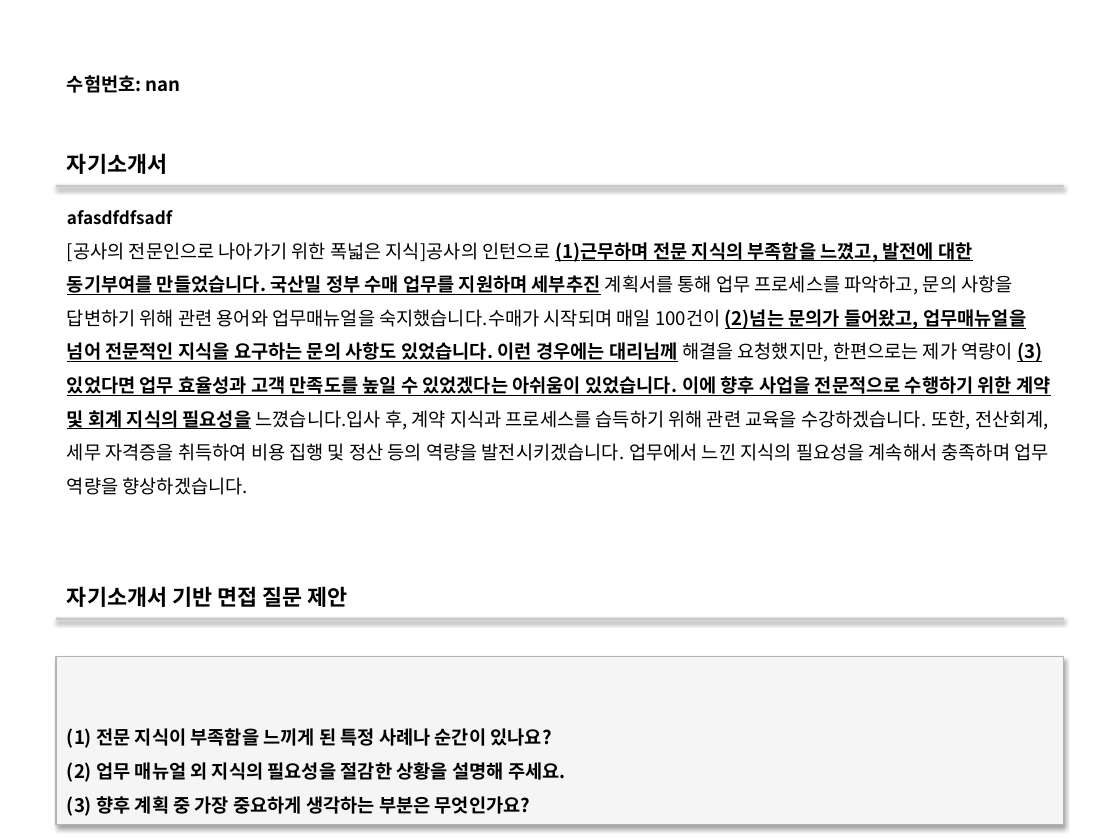
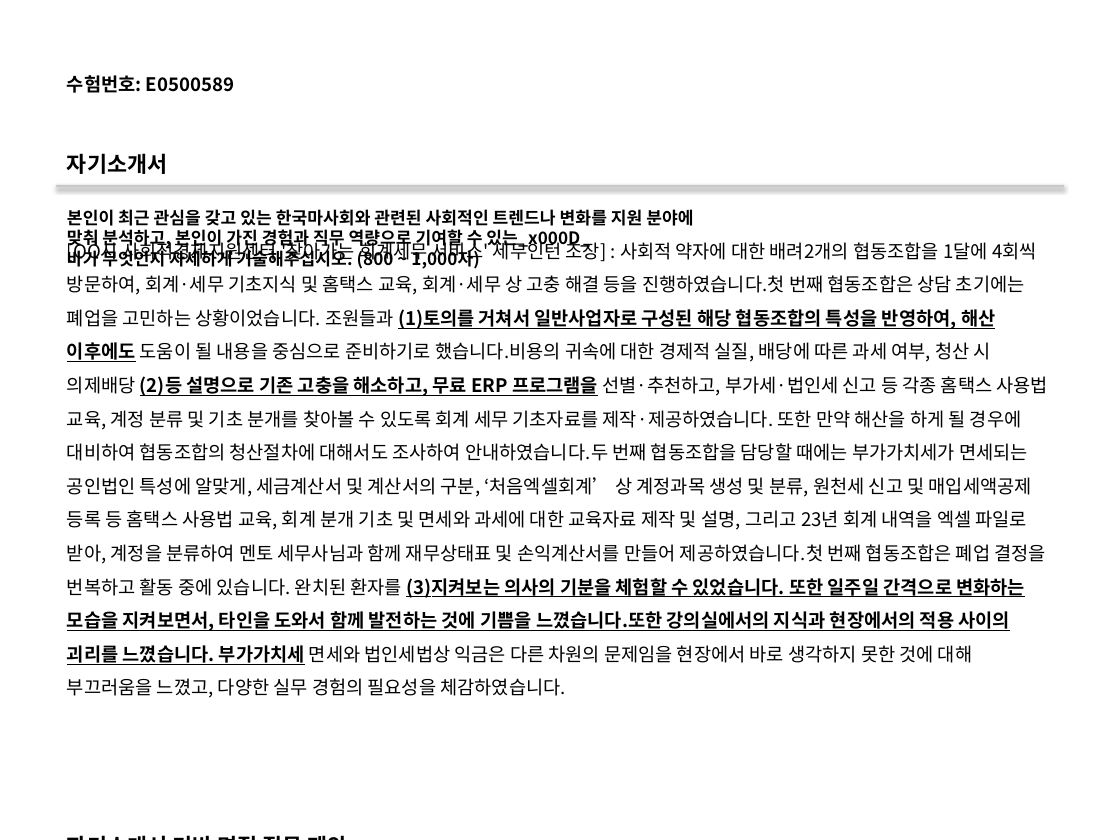
Before and after one commit to DaeGul2/isbr-auto-questionnaire, a slide deck: slide 3 of flask-server/outputs/output.pptx (slide 4 before the commit). Drawn at 1120x840 pixels with LibreOffice and Linux fonts; fonts in the diff are those of the drawing. Boxes give left, top, right and bottom in pixels: in the first picture for what was removed or moved away, otherwise in the second. Text is boxed around its words. In the diff, an @@ line names an element or a change of style, - is before the commit and + after.

```diff
--- a/flask-server/outputs/output.pptx
+++ b/flask-server/outputs/output.pptx
@@ text at bbox=[67, 75, 234, 93]: text changed @@
-수험번호: nan
+수험번호: E0500589
@@ text at bbox=[67, 209, 693, 269]: text changed @@
-afasdfdfsadf
+본인이 최근 관심을 갖고 있는 한국마사회와 관련된 사회적인 트렌드나 변화를 지원 분야에 맞춰 분석하고, 본인이 가진 경험과 직무 역량으로 기여할 수 있는_x000D_
+바가 무엇인지 자세하게 기술해주십시오. (800 ~ 1,000자)
@@ text at bbox=[67, 238, 1048, 698]: text changed @@
-[공사의 전문인으로 나아가기 위한 폭넓은 지식]공사의 인턴으로 (1)근무하며 전문 지식의 부족함을 느꼈고, 발전에 대한 동기부여를 만들었습니다. 국산밀 정부 수매 업무를 지원하며 세부추진 계획서를 통해 업무 프로세스를 파악하고, 문의 사항을 답변하기 위해 관련 용어와 업무매뉴얼을 숙지했습니다.수매가 시작되며 매일 100건이 (2)넘는 문의가 들어왔고, 업무매뉴얼을 넘어 전문적인 지식을 요구하는 문의 사항도 있었습니다. 이런 경우에는 대리님께 해결을 요청했지만, 한편으로는 제가 역량이 (3)있었다면 업무 효율성과 고객 만족도를 높일 수 있었겠다는 아쉬움이 있었습니다. 이에 향후 사업을 전문적으로 수행하기 위한 계약 및 회계 지식의 필요성을 느꼈습니다.입사 후, 계약 지식과 프로세스를 습득하기 위해 관련 교육을 수강하겠습니다. 또한, 전산회계, 세무 자격증을 취득하여 비용 집행 및 정산 등의 역량을 발전시키겠습니다. 업무에서 느낀 지식의 필요성을 계속해서 충족하며 업무 역량을 향상하겠습니다.
+[OO시 사회적경제지원센터 '찾아가는 회계세무 서비스' 세무인턴 조장] : 사회적 약자에 대한 배려2개의 협동조합을 1달에 4회씩 방문하여, 회계·세무 기초지식 및 홈택스 교육, 회계·세무 상 고충 해결 등을 진행하였습니다.첫 번째 협동조합은 상담 초기에는 폐업을 고민하는 상황이었습니다. 조원들과 (1)토의를 거쳐서 일반사업자로 구성된 해당 협동조합의 특성을 반영하여, 해산 이후에도 도움이 될 내용을 중심으로 준비하기로 했습니다.비용의 귀속에 대한 경제적 실질, 배당에 따른 과세 여부, 청산 시 의제배당 (2)등 설명으로 기존 고충을 해소하고, 무료 ERP 프로그램을 선별·추천하고, 부가세·법인세 신고 등 각종 홈택스 사용법 교육, 계정 분류 및 기초 분개를 찾아볼 수 있도록 회계 세무 기초자료를 제작·제공하였습니다. 또한 만약 해산을 하게 될 경우에 대비하여 협동조합의 청산절차에 대해서도 조사하여 안내하였습니다.두 번째 협동조합을 담당할 때에는 부가가치세가 면세되는 공인법인 특성에 알맞게, 세금계산서 및 계산서의 구분, ‘처음엑셀회계’ 상 계정과목 생성 및 분류, 원천세 신고 및 매입세액공제 등록 등 홈택스 사용법 교육, 회계 분개 기초 및 면세와 과세에 대한 교육자료 제작 및 설명, 그리고 23년 회계 내역을 엑셀 파일로 받아, 계정을 분류하여 멘토 세무사님과 함께 재무상태표 및 손익계산서를 만들어 제공하였습니다.첫 번째 협동조합은 폐업 결정을 번복하고 활동 중에 있습니다. 완치된 환자를 (3)지켜보는 의사의 기분을 체험할 수 있었습니다. 또한 일주일 간격으로 변화하는 모습을 지켜보면서, 타인을 도와서 함께 발전하는 것에 기쁨을 느꼈습니다.또한 강의실에서의 지식과 현장에서의 적용 사이의 괴리를 느꼈습니다. 부가가치세 면세와 법인세법상 익금은 다른 차원의 문제임을 현장에서 바로 생각하지 못한 것에 대해 부끄러움을 느꼈고, 다양한 실무 경험의 필요성을 체감하였습니다.
@@ text "자기소개서 기반 면접 질문 제안" rewrapped from bbox=[67, 586, 348, 607] to bbox=[123, 578, 673, 663] @@
@@ rectangle removed at bbox=[56, 617, 1064, 619] @@
@@ rectangle removed at bbox=[56, 657, 1064, 825] @@
-(1) 전문 지식이 부족함을 느끼게 된 특정 사례나 순간이 있나요?
-(2) 업무 매뉴얼 외 지식의 필요성을 절감한 상황을 설명해 주세요.
-(3) 향후 계획 중 가장 중요하게 생각하는 부분은 무엇인가요?
```
Also in this commit, not shown: 11 other slides changed, 184 slides added, 6 other files.
